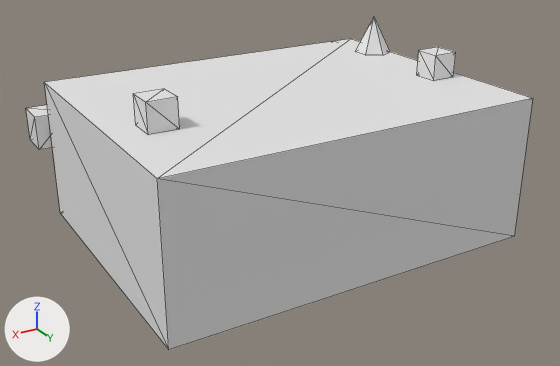
Renders of the glTF model public/Objects/object02_low.glb from each side of a commit.
Camera for both pictures: a 50 mm camera at (2.58, 4.3, 1.97) aimed at (0.05, 0.08, -0.14). The axes (+X, +Y, +Z) are drawn at lower left. The lights are the same throughout. The first picture is the older version. Mesh edges are drawn as thin lines. Vertices at exactly the same position are counted once.

Before the edit, the objects in view are built like this:
```python
me_cube_009 = bpy.data.meshes.new('Cube.009')
me_cube_009.from_pydata(...)  # 81 vertices, 126 faces; spans x -1.3..1.39, y -1.24..1.0, z -0.76..0.78
me_cube_009.materials.append(mat_mat_object02_low)  # white #e5e5e5
ob_object02_low = bpy.data.objects.new('object02_low', me_cube_009)
ob_object02_low.location = (0.0, 0.0, 0.0)
```
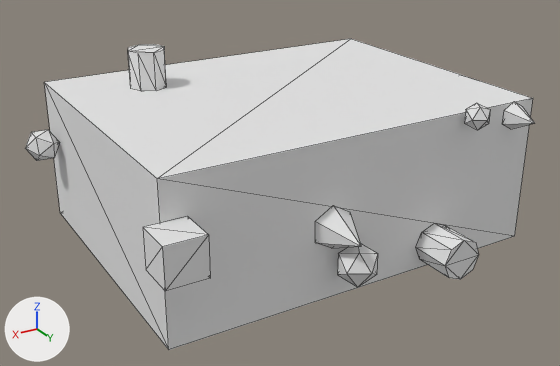
Where the change shows, as pixel boxes (x1, y1, x2, y2) in the pictures (560 x 366 px; the box of a moved part takes in the faces that stretch with it):
'object02_low', reshaped (7% shorter): before (26, 17, 533, 350); after (25, 39, 534, 350)
part 1 of me_cube_009, moved or reshaped: before (26, 105, 52, 150); after (143, 216, 210, 291)
part 2 of me_cube_009, added: after (128, 44, 166, 91)
part 3 of me_cube_009, moved or reshaped (not visible before): after (503, 102, 534, 129)
part 4 of me_cube_009, moved or reshaped (not visible afterwards): before (133, 89, 180, 135)
part 5 of me_cube_009, added: after (338, 243, 378, 287)
part 6 of me_cube_009, added: after (465, 103, 490, 130)
part 7 of me_cube_009, added: after (25, 130, 59, 161)
part 8 of me_cube_009, moved or reshaped (not visible before): after (315, 206, 361, 248)
part 9 of me_cube_009, added: after (416, 223, 479, 280)
part 10 of me_cube_009, moved or reshaped (not visible afterwards): before (417, 47, 456, 81)
part 11 of me_cube_009, deleted: before (355, 17, 390, 55)

The edits, one by one:
me_cube_009 is used by ob_object02_low; location (0.0, 0.0, 0.0).
me_cube_009 had 81 vertices, 126 faces and spanned x -1.3..1.39, y -1.24..1.0, z -0.76..0.78.
me_cube_009 now has 129 vertices, 206 faces and spans x -1.48..1.53, y -1.19..1.28, z -0.75..0.76.
me_cube_009 part 1: the loose piece of 8 vertices spanning x 1.15..1.39, y -1.24..-1.0, z 0.02..0.26 is turned -180 degrees about the x axis through its middle, then moved by (0.0, 2.24, 0.0).
me_cube_009 part 2: a new loose piece, an 8-sided cylinder along z spanning x 0.59..0.85, y -0.67..-0.41, z 0.5..0.76, in mat_mat_object02_low (white #e5e5e5).
me_cube_009 part 3: the loose piece of 7 vertices spanning x -1.21..-1.05, y -1.19..-1.0, z 0.32..0.51 is turned 180 degrees about the x axis through its middle, then moved by (0.0, 2.19, 0.0).
me_cube_009 part 4: the loose piece of 8 vertices spanning x 0.9..1.1, y 0.19..0.38, z 0.5..0.69 is turned 90 degrees about the x axis through its middle, then moved by (0.0, -1.38, -0.45).
me_cube_009 part 5: a new loose piece, an icosphere of 20 faces spanning x 0.04..0.28, y 1.0..1.27, z -0.35..-0.12, in mat_mat_object02_low (white #e5e5e5).
me_cube_009 part 6: a new loose piece, an icosphere of 20 faces spanning x -0.81..-0.65, y 1.0..1.17, z 0.42..0.57, in mat_mat_object02_low (white #e5e5e5).
me_cube_009 part 7: a new loose piece, an icosphere of 20 faces spanning x 1.3..1.53, y -0.88..-0.68, z 0.02..0.23, in mat_mat_object02_low (white #e5e5e5).
me_cube_009 part 8: the loose piece of 7 vertices spanning x -0.44..-0.23, y -1.24..-1.0, z -0.41..-0.17 is turned -180 degrees about the x axis through its middle and scaled by 1.13, then moved by (0.59, 2.26, 0.26).
me_cube_009 part 9: a new loose piece, an 8-sided cylinder along y spanning x -0.67..-0.4, y 1.0..1.27, z -0.48..-0.2, in mat_mat_object02_low (white #e5e5e5).
me_cube_009 part 10: the loose piece of 8 vertices spanning x -1.2..-1.02, y 0.18..0.36, z 0.5..0.68 is turned -90 degrees about the y axis through its middle and scaled by 0.993, then moved by (-0.27, -0.02, -0.25).
me_cube_009 part 11: the loose piece of 7 vertices spanning x -1.3..-1.06, y -0.68..-0.41, z 0.5..0.78 is deleted.
Other edits to the shape of me_cube_009 do not show in these pictures.
